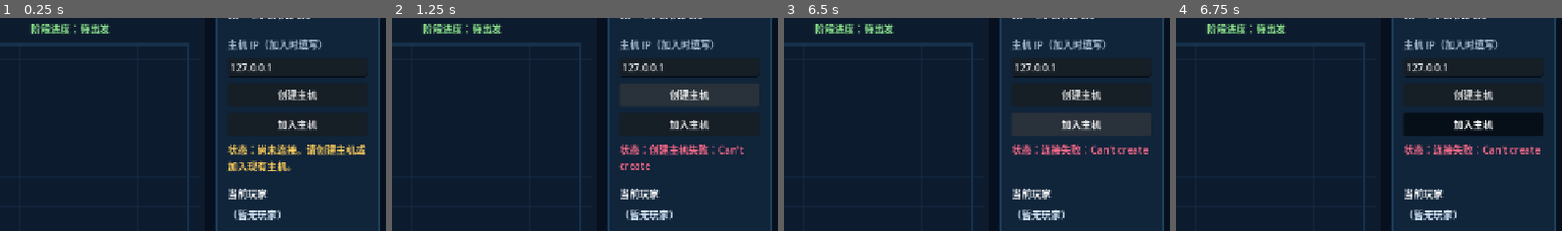
Above: before the commit, frames 1-4 (left to right).
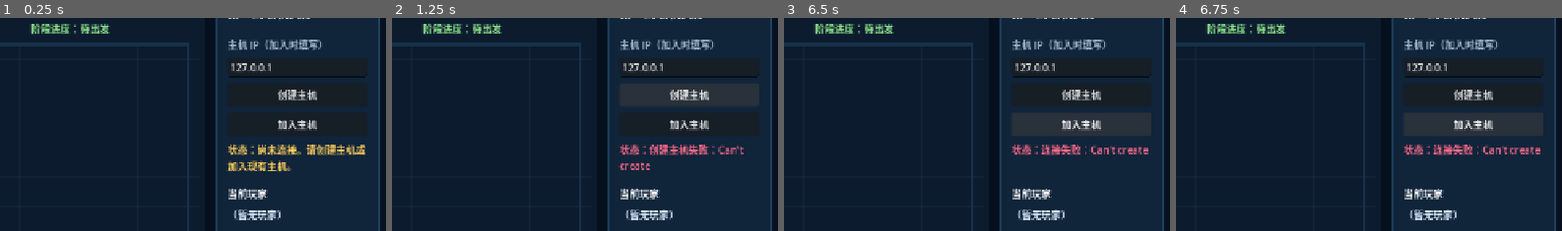
Above: after the commit, the same moments.

Repository: FOXSGX/Lost-in-Space
Game: Godot game, scene res://scenes/main.tscn
Same seed, same stepped clock (60 frames per second), same inputs: the game is played once before the commit and once after it.
Inputs:
- Up to frame 1 (0.25 s): no input
- Up to frame 2 (1.25 s): click "创建主机" at 0.5 s
- Up to frame 3 (6.5 s): click "加入主机" at 1.25 s; tap Enter at 2, 3.5, 5 s; hold D (move_right) 2.03-2.78 s; hold Space (attack, bound only after the commit) 2.03-2.78 s; tap E (interact) at 2.1, 3.05, 3.6, 4.55, 5.1, 6.05 s; hold S (move_down) 2.78-3.53 s; tap Space (attack, bound only after the commit) at 2.85, 4.35, 5.85 s; hold D (move_right) 3.53-4.28 s; hold Space (attack, bound only after the commit) 3.53-4.28 s; hold W (move_up) 4.28-5.03 s; hold Space (attack, bound only after the commit) 5.03-5.78 s; hold A (move_left) from 5.03 s (still down)
- Up to frame 4 (6.75 s): release A (move_left) at 6.53 s; hold S (move_down) from 6.53 s (still down); hold Space (attack, bound only after the commit) from 6.53 s (still down); tap E (interact) at 6.6 s
The pictures show only the part of the screen within x 50-100%, y 9-59%; the shares and areas given below are measured in that part.

Frames 1-3 are identical in both runs. In frame 4, 3.5% of the frame differs, in the area x 59-96%, y 44-56%.

Commit message:
Add dungeon combat and extraction mission

Diff:
--- a/game/project.godot
+++ b/game/project.godot
@@ -52,11 +52,17 @@
 , Object(InputEventKey,"resource_local_to_scene":false,"resource_name":"","device":16,"window_id":0,"alt_pressed":false …(186 unchanged characters)…
 ]
 }
-
 interact={
 "deadzone": 0.5,
-"events": [Object(InputEventKey,"resource_local_to_scene":fa …(209 unchanged characters)… "location":0,"echo":false,"script":null)]
+"events": [Object(InputEventKey,"resource_local_to_scene":fa …(209 unchanged characters)… "location":0,"echo":false,"script":null)
+]
 }
+
+attack={
+"deadzone": 0.5,
+"events": [Object(InputEventKey,"resource_local_to_scene":false,"resource_name":"","device":-1,"window_id":0,"alt_pressed":false,"shift_pressed":false,"ctrl_pressed":false,"meta_pressed":false,"pressed":false,"keycode":32,"physical_keycode":32,"key_label":32,"unicode":32,"location":0,"echo":false,"script":null)]
+}
+
 [layer_names]
 
 2d_physics/layer_1="Players"
--- /dev/null
+++ b/game/scenes/enemy.tscn
@@ -0,0 +1,13 @@
+[gd_scene load_steps=3 format=3]
+
+[ext_resource type="Script" path="res://scripts/enemy.gd" id="1_enemy"]
+[sub_resource type="CircleShape2D" id="CircleShape_enemy"]
+radius = 16.0
+
+[node name="Enemy" type="CharacterBody2D"]
+collision_layer = 1
+collision_mask = 2
+script = ExtResource("1_enemy")
+
+[node name="CollisionShape2D" type="CollisionShape2D" parent="."]
+shape = SubResource("CircleShape_enemy")
--- /dev/null
+++ b/game/scripts/enemy.gd
@@ -0,0 +1,51 @@
+extends CharacterBody2D
+class_name DungeonEnemy
+
+var enemy_id := 0
+var health := 3
+var target: Node2D
+var attack_timer := 0.0
+var sync_timer := 0.0
+const SPEED := 72.0
+const ATTACK_RANGE := 34.0
+
+func setup(id: int) -> void:
+    enemy_id = id
+    name = "Enemy_%d" % id
+
+func server_tick(delta: float, players: Dictionary) -> Dictionary:
+    if target == null or not is_instance_valid(target):
+        var nearest := INF
+        for candidate in players.values():
+            var distance := global_position.distance_to(candidate.global_position)
+            if distance < nearest:
+                nearest = distance
+                target = candidate
+    if target == null:
+        return {}
+    var distance := global_position.distance_to(target.global_position)
+    if distance > ATTACK_RANGE:
+        velocity = global_position.direction_to(target.global_position) * SPEED
+        move_and_slide()
+        sync_timer += delta
+    else:
+        velocity = Vector2.ZERO
+        attack_timer -= delta
+        if attack_timer <= 0.0:
+            attack_timer = 1.0
+            return {"target_id": target.peer_id, "damage": 1}
+    queue_redraw()
+    return {"sync": sync_timer >= 0.05}
+
+func take_damage(amount: int) -> bool:
+    health -= amount
+    queue_redraw()
+    return health <= 0
+
+func _draw() -> void:
+    draw_circle(Vector2.ZERO, 18.0, Color("#351b2b"))
+    draw_circle(Vector2.ZERO, 14.0, Color("#e05b67"))
+    draw_circle(Vector2(-5, -3), 3.0, Color("#fff1b8"))
+    draw_circle(Vector2(5, -3), 3.0, Color("#fff1b8"))
+    draw_rect(Rect2(-18, -28, 36, 4), Color("#1b1018"))
+    draw_rect(Rect2(-18, -28, 36.0 * float(health) / 3.0, 4), Color("#8be28b"))
--- a/game/scripts/main.gd
+++ b/game/scripts/main.gd
@@ -6,6 +6,7 @@
 const DEMO_STAGE_SCENE := preload("res://scenes/demo_stage.tscn")
 const DEMO_BEACON_SCENE := preload("res://scenes/demo_beacon.tscn")
 const POWER_NODE_SCENE := preload("res://scenes/power_node.tscn")
+const ENEMY_SCENE := preload("res://scenes/enemy.tscn")
 const DEMO_BEACON_POSITIONS := [Vector2(185, 255), Vector2(500, 520), Vector2(790, 285)]
 const POWER_NODE_POSITIONS := [Vector2(210, 235), Vector2(505, 455), Vector2(785, 260)]
 const PLAYER_COLORS := [
@@ -36,6 +37,51 @@
 var activated_demo_beacon_ids: Array[int] = []
 var power_nodes: Dictionary = {}
 var activated_node_ids: Array[int] = []
+const EXTRACTION_POSITION := Vector2(845, 575)
+const EXTRACTION_RADIUS := 58.0
+const EXTRACTION_HOLD_TIME := 3.0
+var extraction_progress := 0.0
+var extraction_enabled := false
+var mission_completed := false
+var enemies: Dictionary = {}
+var enemy_spawned := false
+
+func _process(delta: float) -> void:
+    if not is_host or current_stage != "demo" or mission_completed:
+        return
+    for enemy_id in enemies.keys():
+        var enemy := enemies[enemy_id] as DungeonEnemy
+        if enemy == null:
+            continue
+        var result := enemy.server_tick(delta, players)
+        if result.get("sync", false):
+            enemy.sync_timer = 0.0
+            sync_enemy_transform.rpc(enemy_id, enemy.position)
+        if result.has("target_id"):
+            damage_player.rpc(int(result.target_id), int(result.damage))
+    if not enemy_spawned:
+        return
+    if not enemies.is_empty():
+        extraction_progress = 0.0
+        return
+    if activated_demo_beacon_ids.size() < demo_beacons.size():
+        extraction_progress = 0.0
+        return
+    if not extraction_enabled:
+        extraction_enabled = true
+        _set_status("All beacons scanned. Reach the extraction point.", Color("#8be28b"))
+    var all_at_extraction := not connected_ids.is_empty()
+    for peer_id in connected_ids:
+        var player := players.get(peer_id) as NetworkPlayer
+        if player == null or player.position.distance_to(EXTRACTION_POSITION) > EXTRACTION_RADIUS:
+            all_at_extraction = false
+            break
+    if all_at_extraction:
+        extraction_progress = minf(extraction_progress + delta, EXTRACTION_HOLD_TIME)
+        if extraction_progress >= EXTRACTION_HOLD_TIME:
+            complete_demo_mission.rpc()
+    else:
+        extraction_progress = 0.0
 
 func _ready() -> void:
     _build_world()
@@ -102,6 +148,17 @@
         _demo_beacons_root.add_child(beacon)
         demo_beacons[beacon_id] = beacon
     _demo_beacons_root.visible = false
+
+func _spawn_demo_enemies() -> void:
+    if enemy_spawned:
+        return
+    enemy_spawned = true
+    for index in 4:
+        var enemy := ENEMY_SCENE.instantiate() as DungeonEnemy
+        enemy.setup(index + 1)
+        enemy.position = [Vector2(730, 250), Vector2(820, 330), Vector2(760, 390), Vector2(670, 300)][index]
+        add_child(enemy)
+        enemies[index + 1] = enemy
 
 func _build_power_nodes() -> void:
     _power_nodes_root = Node2D.new()
@@ -224,12 +281,14 @@
     column.add_child(address_edit)
 
     host_button = Button.new()
+    host_button.focus_mode = Control.FOCUS_NONE
     host_button.text = "创建主机"
     host_button.custom_minimum_size.y = 38
     host_button.pressed.connect(_create_host)
     column.add_child(host_button)
 
     join_button = Button.new()
+    join_button.focus_mode = Control.FOCUS_NONE
     join_button.text = "加入主机"
     join_button.custom_minimum_size.y = 38
     join_button.pressed.connect(_join_host)
@@ -252,12 +311,14 @@
     column.add_child(player_list_label)
 
     stage_button = Button.new()
+    stage_button.focus_mode = Control.FOCUS_NONE
     stage_button.text = "进入示范星球"
     stage_button.disabled = true
     stage_button.pressed.connect(_toggle_stage)
     column.add_child(stage_button)
 
     leave_button = Button.new()
+    leave_button.focus_mode = Control.FOCUS_NONE
     leave_button.text = "断开并返回大厅"
     leave_button.disabled = true
     leave_button.pressed.connect(_leave_network)
@@ -398,8 +459,16 @@
         return
     activate_interaction_from_peer(multiplayer.get_remote_sender_id(), interaction_id)
 
+@rpc("any_peer", "unreliable")
+func request_attack() -> void:
+    if is_host:
+        attack_enemy_from_peer(multiplayer.get_remote_sender_id())
+
 func activate_demo_beacon_from_peer(peer_id: int, beacon_id: int) -> void:
     if not is_host or current_stage != "demo":
+        return
+    if not enemies.is_empty():
+        _set_status("先清除危险区内的敌人。", Color("#ffcf5c"))
         return
     if not demo_beacons.has(beacon_id) or activated_demo_beacon_ids.has(beacon_id):
         return
@@ -429,9 +498,67 @@
 
 func _reset_demo_beacons_local() -> void:
     activated_demo_beacon_ids.clear()
+    extraction_progress = 0.0
+    extraction_enabled = false
+    mission_completed = false
+    enemy_spawned = false
+    for enemy in enemies.values():
+        enemy.queue_free()
+    enemies.clear()
     for beacon in demo_beacons.values():
         beacon.set_active(false)
     _update_progress_text()
+
+@rpc("authority", "call_local", "reliable")
+func complete_demo_mission() -> void:
+    mission_completed = true
+    extraction_enabled = true
+    extraction_progress = EXTRACTION_HOLD_TIME
+    _set_status("示范星球任务完成：全体队员已成功撤离！", Color("#8be28b"))
+    _update_progress_text()
+
+@rpc("authority", "call_local", "reliable")
+func damage_player(peer_id: int, amount: int) -> void:
+    if not players.has(peer_id):
+        return
+    var player := players[peer_id] as NetworkPlayer
+    player.health -= amount
+    if player.health <= 0:
+        player.health = player.max_health
+        player.position = _spawn_position(peer_id)
+        _set_status("玩家 %d 被击倒，已返回入口。" % peer_id, Color("#ff6b8a"))
+    player.queue_redraw()
+
+func attack_enemy_from_peer(peer_id: int) -> void:
+    if not is_host or current_stage != "demo" or not players.has(peer_id):
+        return
+    var player := players[peer_id] as NetworkPlayer
+    var nearest_id := -1
+    var nearest_distance := 58.0
+    for enemy_id in enemies:
+        var enemy := enemies[enemy_id] as DungeonEnemy
+        var distance := player.position.distance_to(enemy.position)
+        if distance <= nearest_distance:
+            nearest_distance = distance
+            nearest_id = enemy_id
+    if nearest_id < 0:
+        return
+    var target := enemies[nearest_id] as DungeonEnemy
+    if target.take_damage(1):
+        target.queue_free()
+        enemies.erase(nearest_id)
+    sync_enemy_state.rpc(nearest_id, target.health if is_instance_valid(target) else 0)
+
+@rpc("authority", "call_local", "reliable")
+func sync_enemy_state(enemy_id: int, health: int) -> void:
+    if enemies.has(enemy_id) and health <= 0:
+        enemies[enemy_id].queue_free()
+        enemies.erase(enemy_id)
+
+@rpc("authority", "unreliable", "call_remote")
+func sync_enemy_transform(enemy_id: int, next_position: Vector2) -> void:
+    if not multiplayer.is_server() and enemies.has(enemy_id):
+        (enemies[enemy_id] as DungeonEnemy).position = next_position
 
 func activate_power_node_from_peer(peer_id: int, node_id: int) -> void:
     if not is_host or current_stage != "electromagnetic":
@@ -487,6 +614,8 @@
 @rpc("authority", "call_local", "reliable")
 func change_stage(next_stage: String) -> void:
     current_stage = next_stage
+    if current_stage == "demo":
+        _spawn_demo_enemies()
     if current_stage == "ship":
         _reset_demo_beacons_local()
         _reset_power_nodes_local()
--- a/game/scripts/player.gd
+++ b/game/scripts/player.gd
@@ -2,11 +2,14 @@
 class_name NetworkPlayer
 
 const SPEED := 260.0
+const max_health := 5
+var health := max_health
 var peer_id: int = 1
 var player_color := Color("#61dafb")
 var display_name := "玩家"
 var _last_sent_position := Vector2.INF
 var _send_accumulator := 0.0
+var _attack_cooldown := 0.0
 
 func setup(id: int, color: Color) -> void:
     peer_id = id
@@ -28,6 +31,7 @@
 func _physics_process(delta: float) -> void:
     if not is_multiplayer_authority():
         return
+    _attack_cooldown = maxf(_attack_cooldown - delta, 0.0)
     var input_vector := Input.get_vector("move_left", "move_right", "move_up", "move_down")
     velocity = input_vector * SPEED
     move_and_slide()
@@ -47,6 +51,13 @@
                     stage_controller.activate_interaction_from_peer(peer_id, nearest_id)
                 else:
                     stage_controller.request_activate_interaction.rpc_id(1, nearest_id)
+    if Input.is_action_pressed("attack") and _attack_cooldown <= 0.0:
+        _attack_cooldown = 0.35
+        var stage_controller := get_parent()
+        if multiplayer.is_server():
+            stage_controller.attack_enemy_from_peer(peer_id)
+        else:
+            stage_controller.request_attack.rpc_id(1)
     queue_redraw()
 
 @rpc("any_peer", "unreliable", "call_remote")
@@ -61,3 +72,5 @@
     draw_circle(Vector2(-5.0, -5.0), 5.0, Color(1, 1, 1, 0.65))
     draw_arc(Vector2.ZERO, 22.0, 0.0, TAU, 32, Color(1, 1, 1, 0.65), 2.0)
     draw_string(ThemeDB.fallback_font, Vector2(-26.0, -28.0), display_name, HORIZONTAL_ALIGNMENT_CENTER, 52.0, 14, Color("#e8f2ff"))
+    draw_rect(Rect2(-20, 25, 40, 4), Color("#1b2430"))
+    draw_rect(Rect2(-20, 25, 40.0 * float(health) / max_health, 4), Color("#8be28b"))
